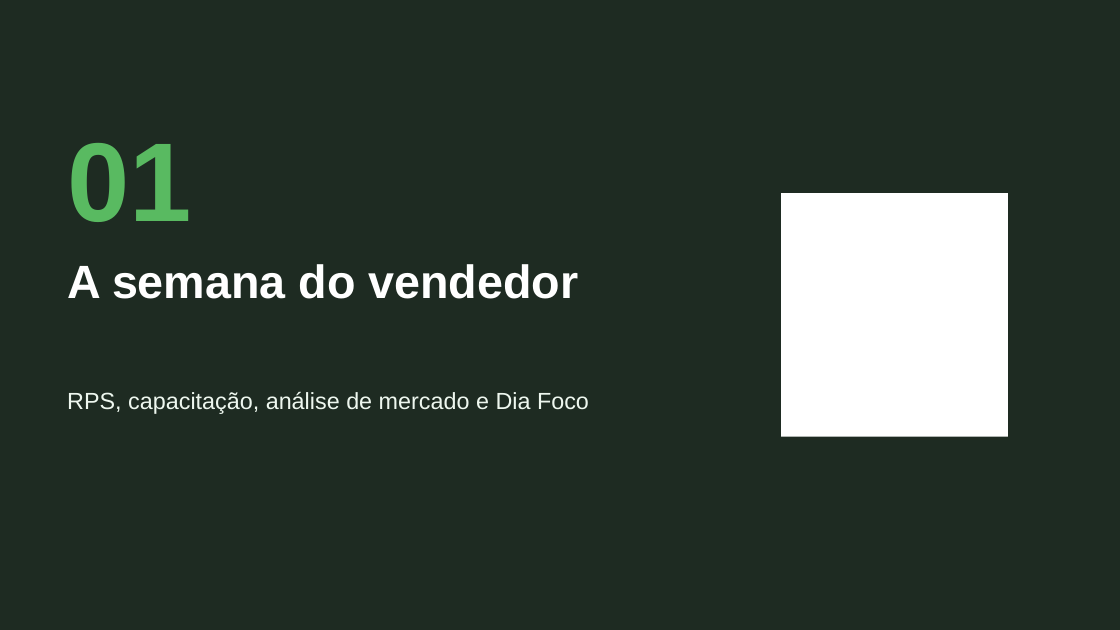
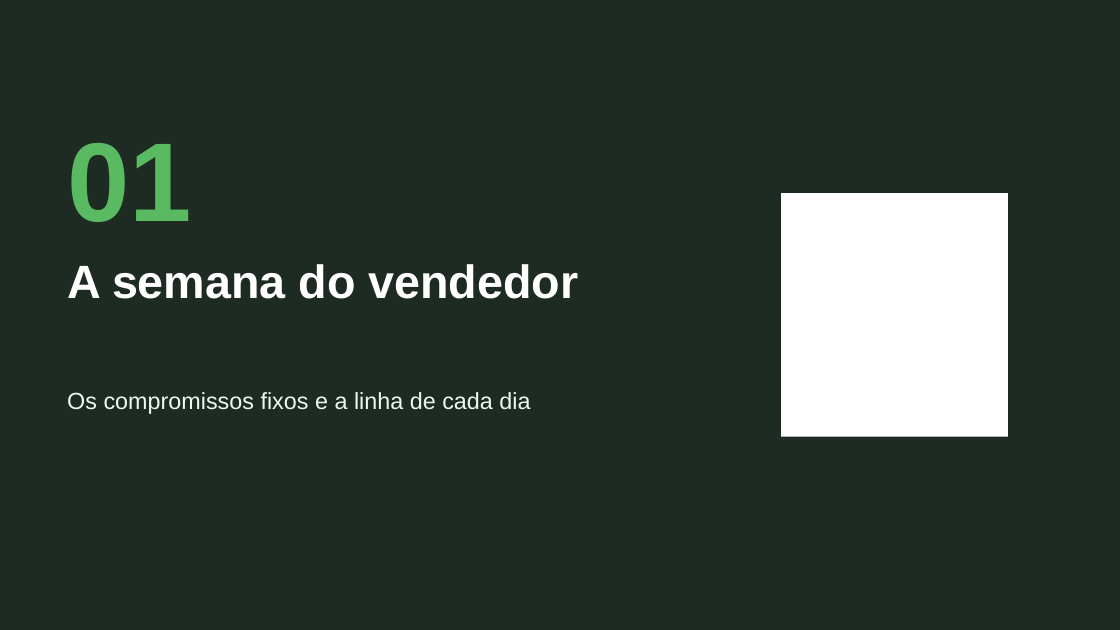
Before and after one commit to aloirr/bapajudacatalogo, a slide deck: slide 5 of catalogo_grafico/entregas/Treinamento_Onboarding_Vendedor_BAP_Vendedores.pptx. Drawn at 1120x630 pixels with LibreOffice and Linux fonts; fonts in the diff are those of the drawing; background and template pictures are left out. Boxes give left, top, right and bottom in pixels: in the first picture for what was removed or moved away, otherwise in the second. Text is boxed around its words. In the diff, an @@ line names an element or a change of style, - is before the commit and + after.

```diff
--- a/catalogo_grafico/entregas/Treinamento_Onboarding_Vendedor_BAP_Vendedores.pptx
+++ b/catalogo_grafico/entregas/Treinamento_Onboarding_Vendedor_BAP_Vendedores.pptx
@@ text at [67,392,530,414]: text changed @@
-RPS, capacitação, análise de mercado e Dia Foco
+Os compromissos fixos e a linha de cada dia
```
Also in this commit, not shown: 14 other slides changed, 30 other files.
